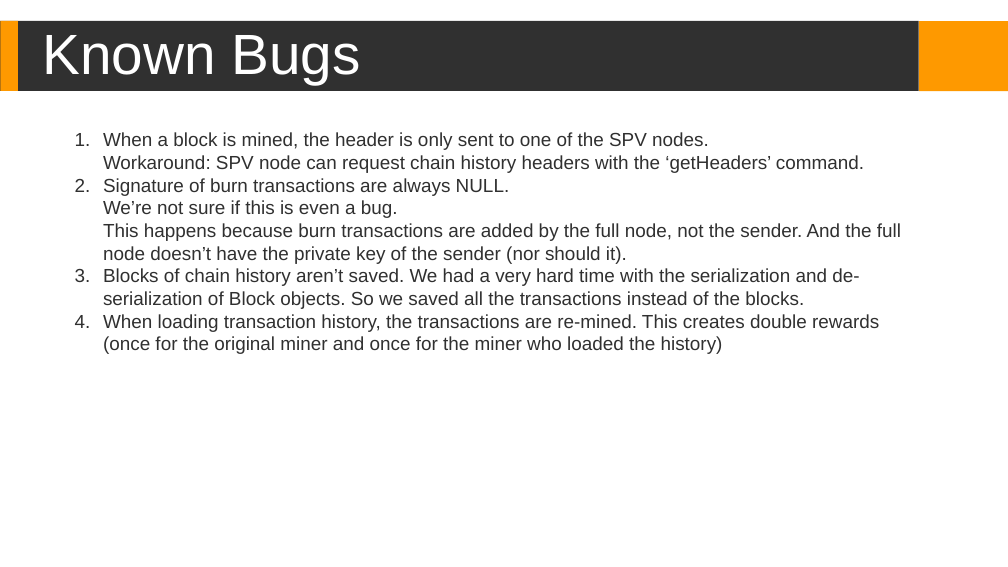
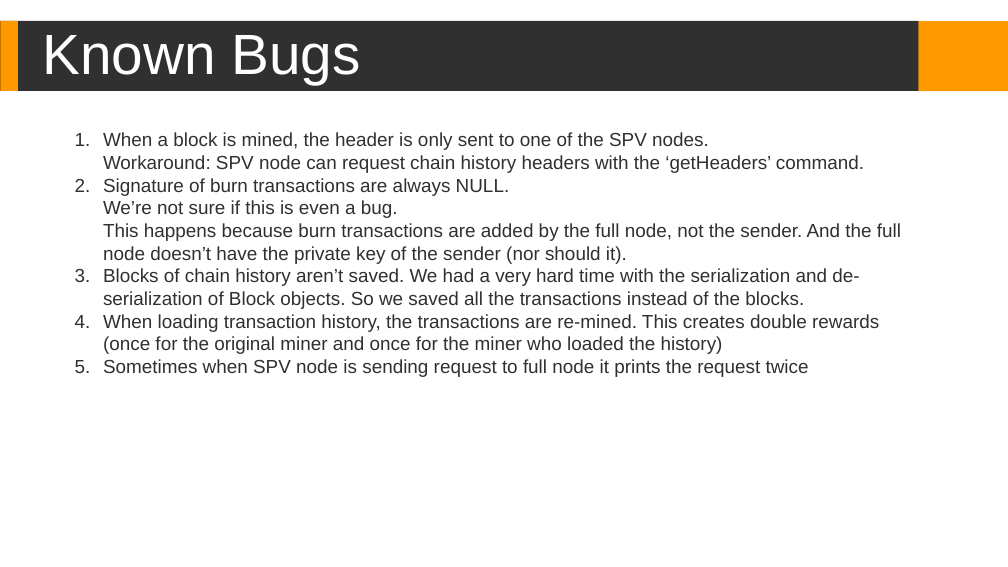
Before and after one commit to AaronKatzin/RazRonCoin, a slide deck: slide 2 of BlockchainHW1.pptx. Drawn at 1008x567 pixels with LibreOffice and Linux fonts; fonts in the diff are those of the drawing; background and template pictures are left out. Boxes give left, top, right and bottom in pixels: in the first picture for what was removed or moved away, otherwise in the second. Text is boxed around its words. In the diff, an @@ line names an element or a change of style, - is before the commit and + after.

```diff
--- a/BlockchainHW1.pptx
+++ b/BlockchainHW1.pptx
@@ text at <box>103,359,809,377</box>: paragraph added @@
+5. Sometimes when SPV node is sending request to full node it prints the request twice
```
Also in this commit, not shown: 5 slides added.
